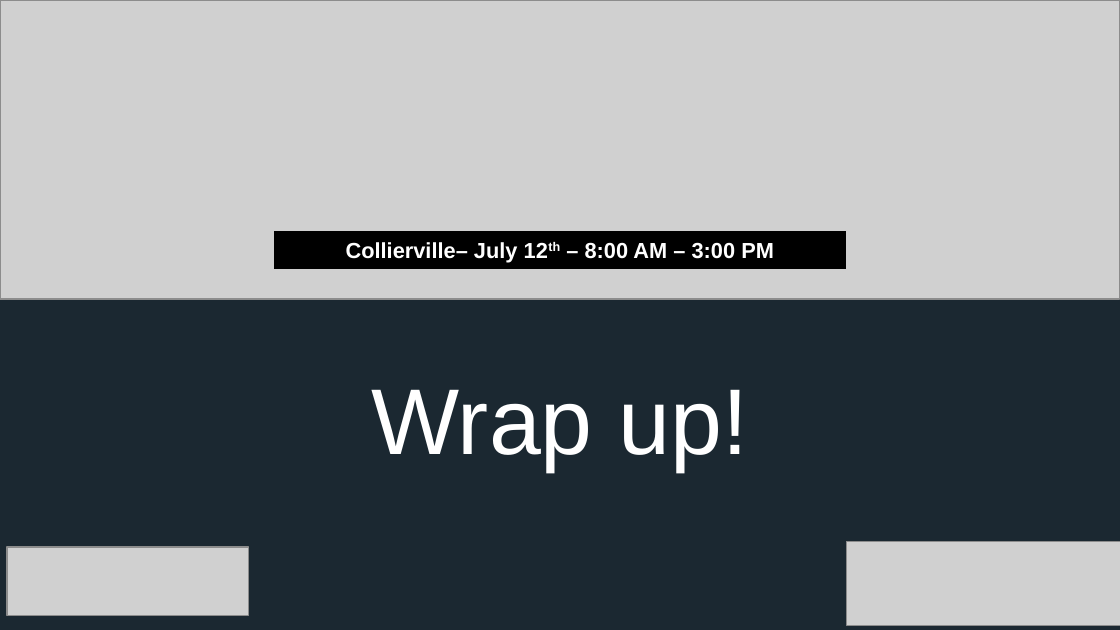
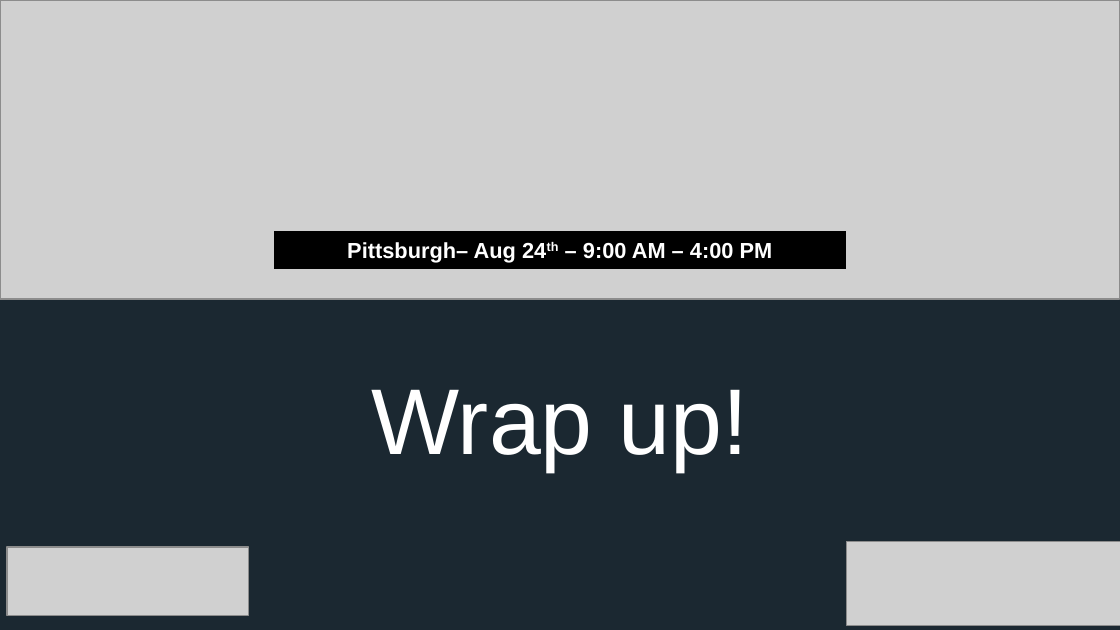
Before and after one commit to appalrpivotal/PCF-Workshop-ESI, a slide deck: slide 2 of presentations/6-Wrapup.pptx. Drawn at 1120x630 pixels with LibreOffice and Linux fonts; fonts in the diff are those of the drawing; grey boxes stand for pictures; background and template pictures are left out; a plain dark background stands for a picture behind light text. Boxes give left, top, right and bottom in pixels: in the first picture for what was removed or moved away, otherwise in the second. Text is boxed around its words. In the diff, an @@ line names an element or a change of style, - is before the commit and + after.

Commit message:
Pittsburgh Workshop

```diff
--- a/presentations/6-Wrapup.pptx
+++ b/presentations/6-Wrapup.pptx
@@ text in rectangle at [347,242,773,263]: text changed @@
-Collierville– July 12th – 8:00 AM – 3:00 PM
+Pittsburgh– Aug 24th – 9:00 AM – 4:00 PM
```
Also in this commit, not shown: 1 other file.
